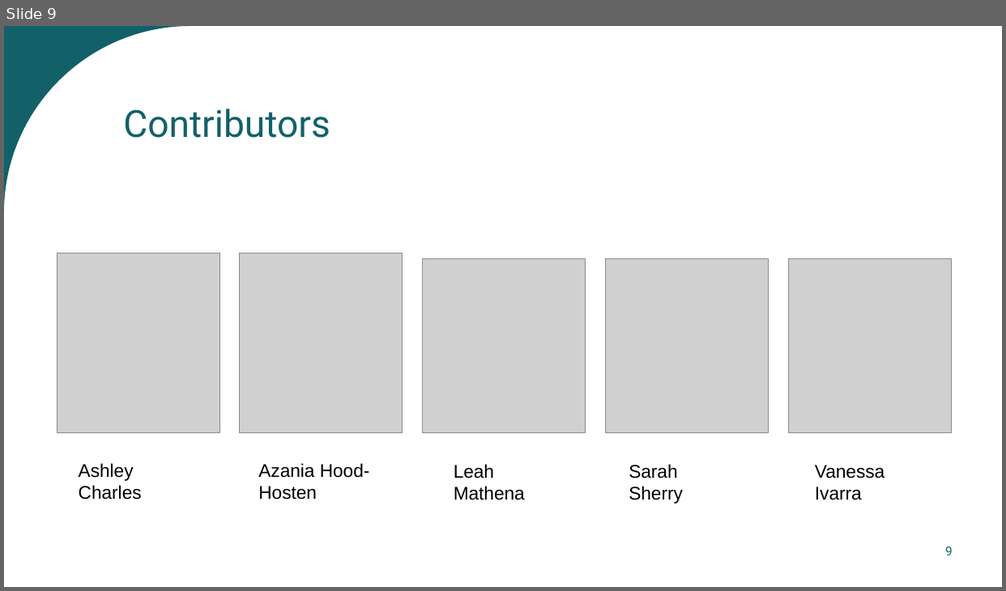
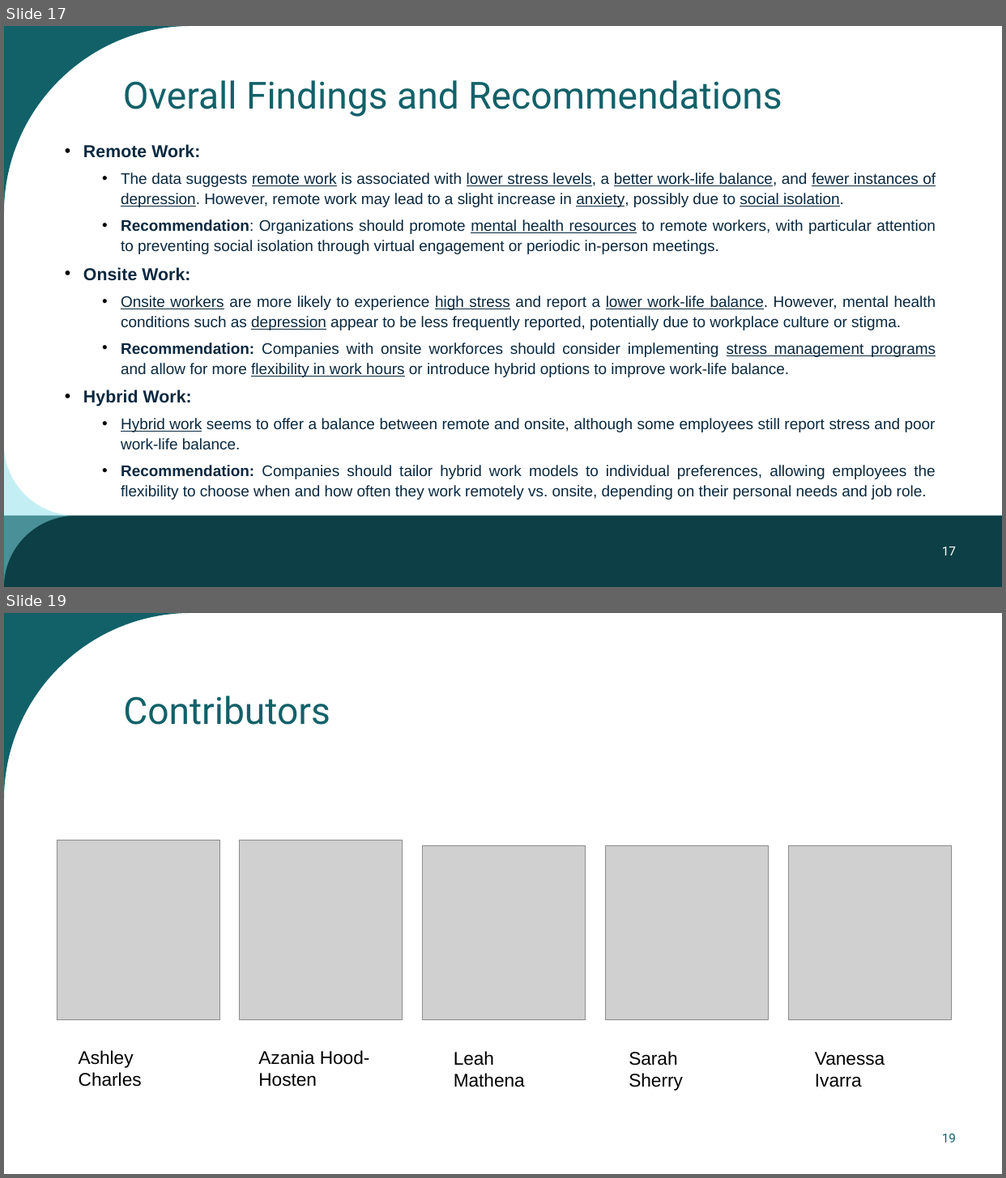
Before and after one commit to AzaniaHH/Project-3, a slide deck: Mental Health presentation.pptx. Shown one above the other, each under a label of ours: slide 9 before the commit, slides 17 and 19 after it; the slides between them are not shown. The pictures are 1006x591 and 1006x1178 pixels, drawn with LibreOffice and Linux fonts; fonts in the diff are those of the drawing; grey boxes stand for pictures. Boxes give left, top, right and bottom in pixels: in the first picture for what was removed or moved away, otherwise in the second. Text is boxed around its words. In the diff, an @@ line names an element or a change of style, - is before the commit and + after.

```diff
--- a/Mental Health presentation.pptx
+++ b/Mental Health presentation.pptx
@@ slide 17 added at bbox=[4, 26, 1002, 587], background #FFFFFF; not listed: 1 template element that a slide beside it also shows @@
@@ title added at bbox=[123, 80, 782, 117], 36 pt, text #126169 @@
+Overall Findings and Recommendations
@@ text added at bbox=[83, 144, 936, 500], 14.8 pt, text #09283F @@
+• Remote Work:
+  • The data suggests remote work is associated with lower stress levels, a better work-life balance, and fewer instances of depression. However, remote work may lead to a slight increase in anxiety, possibly due to social isolation.
+  • Recommendation: Organizations should promote mental health resources to remote workers, with particular attention to preventing social isolation through virtual engagement or periodic in-person meetings.
+• Onsite Work:
+  • Onsite workers are more likely to experience high stress and report a lower work-life balance. However, mental health conditions such as depression appear to be less frequently reported, potentially due to workplace culture or stigma.
+  • Recommendation: Companies with onsite workforces should consider implementing stress management programs and allow for more flexibility in work hours or introduce hybrid options to improve work-life balance.
+• Hybrid Work:
+  • Hybrid work seems to offer a balance between remote and onsite, although some employees still report stress and poor work-life balance.
+  • Recommendation: Companies should tailor hybrid work models to individual preferences, allowing employees the flexibility to choose when and how often they work remotely vs. onsite, depending on their personal needs and job role.
@@ freeform shape added at bbox=[4, 445, 76, 587], fill #89E1EB at 50% opacity @@
@@ rectangle added at bbox=[4, 515, 1002, 587], fill #0C4046 @@
@@ page number added at bbox=[942, 547, 956, 556], 12 pt, text #FFFFFF @@
+17
@@ what was slide 9 is now slide 19 @@
@@ page number at bbox=[942, 1134, 956, 1143]: text changed @@
-9
+19
```
Also in this commit, not shown: 2 slides changed, 14 other slides added, 5 slides removed.
